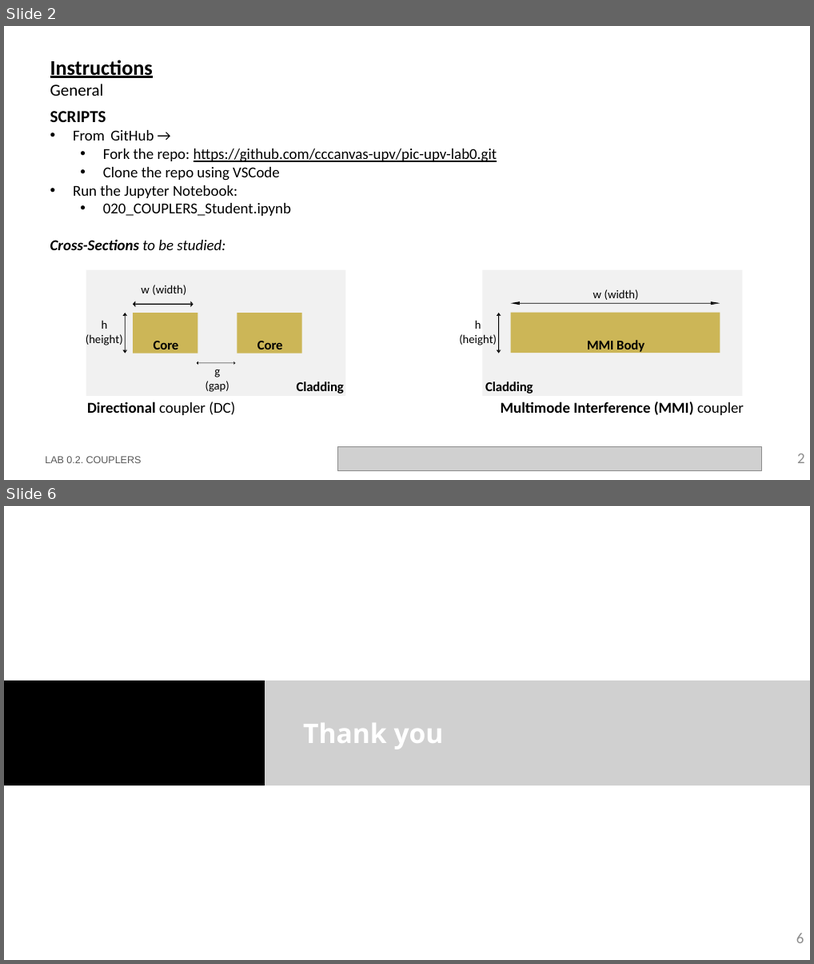
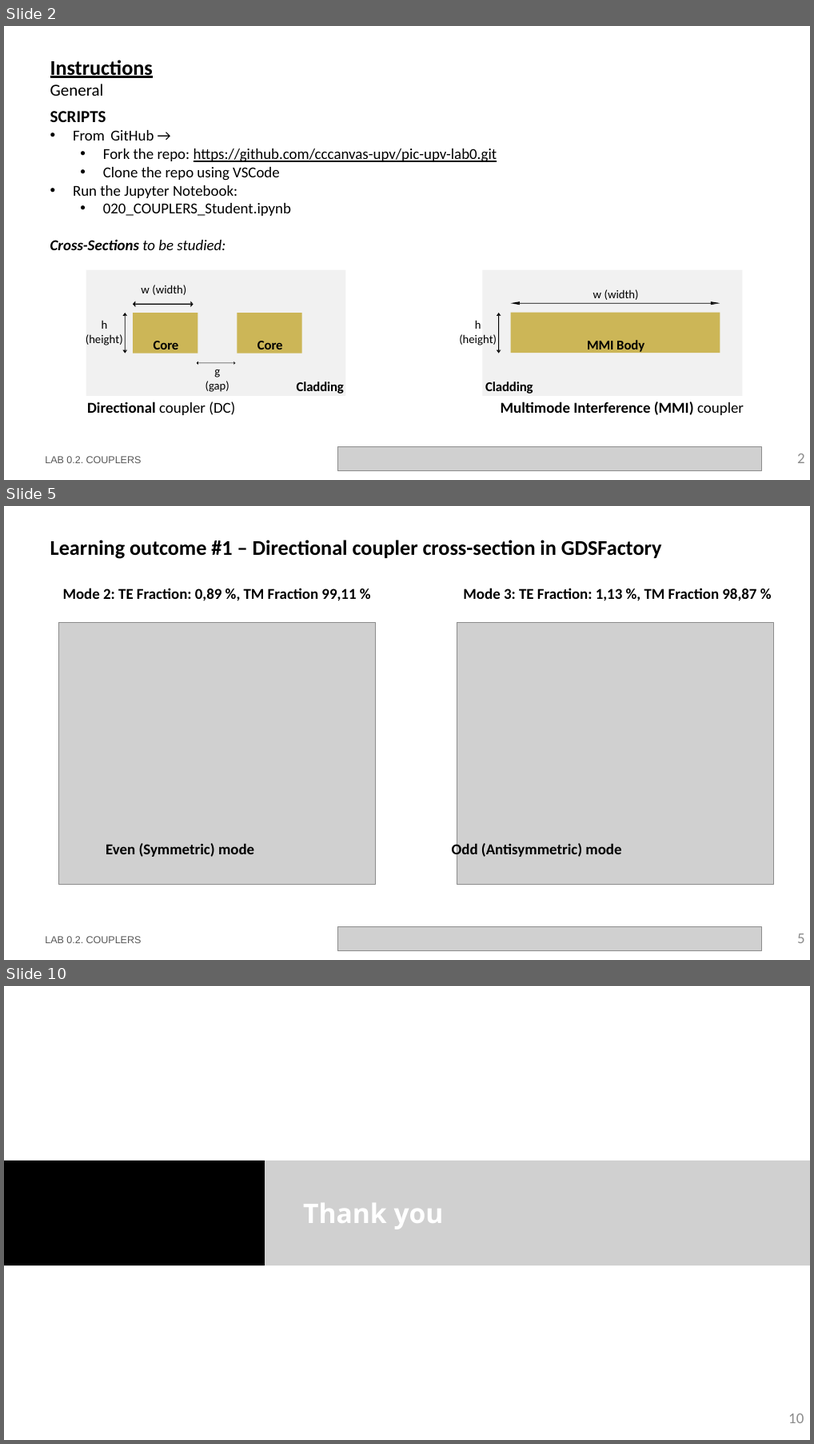
Before and after one commit to niospinamev2/pic-upv-lab0, a slide deck: LabBook_020.pptx. Shown one above the other, each under a label of ours: slides 2 and 6 before the commit, slides 2, 5 and 10 after it; the slides between them are not shown. The pictures are 814x964 and 814x1444 pixels, drawn with LibreOffice and Linux fonts; fonts in the diff are those of the drawing; grey boxes stand for pictures; background and template pictures are left out. Boxes give left, top, right and bottom in pixels: in the first picture for what was removed or moved away, otherwise in the second. Text is boxed around its words. In the diff, an @@ line names an element or a change of style, - is before the commit and + after.

```diff
--- a/LabBook_020.pptx
+++ b/LabBook_020.pptx
@@ slide 5 added at (x1=4, y1=506, x2=810, y2=960), background #FFFFFF @@
@@ title added at (x1=50, y1=540, x2=662, y2=559), 25 pt, text #000000, bold @@
+Learning outcome #1 – Directional coupler cross-section in GDSFactory
@@ text added at (x1=63, y1=588, x2=356, y2=601), 18 pt, text #000000, bold @@
+Mode 2: TE Fraction: 0,89 %, TM Fraction 99,11 %
@@ text added at (x1=463, y1=588, x2=757, y2=601), 18 pt, text #000000, bold @@
+Mode 3: TE Fraction: 1,13 %, TM Fraction 98,87 %
@@ picture added at (x1=59, y1=622, x2=376, y2=884) @@
@@ picture added at (x1=458, y1=622, x2=774, y2=884) @@
@@ text added at (x1=452, y1=841, x2=622, y2=858), 18 pt, text #000000, bold @@
+Odd (Antisymmetric) mode
@@ text added at (x1=106, y1=843, x2=254, y2=856), 18 pt, text #000000, bold @@
+Even (Symmetric) mode
@@ text added at (x1=45, y1=936, x2=142, y2=943), 12 pt, text #585858 @@
+LAB 0.2. COUPLERS
@@ picture added at (x1=338, y1=927, x2=762, y2=951) @@
@@ page number added at (x1=798, y1=933, x2=806, y2=943), 18 pt, text #8C8C8C @@
+5
@@ what was slide 6 is now slide 10 @@
@@ page number at (x1=789, y1=1413, x2=804, y2=1423): text changed @@
-6
+10
```
Also in this commit, not shown: 3 slides changed, 3 other slides added, 16 other files.
